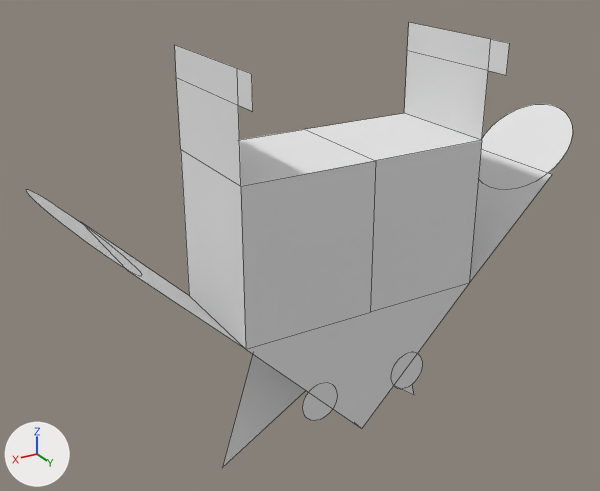
What one commit did to the Blender file android/assets/robot2/_pre_production/robot2.blend.
Rendered twice from a 50 mm camera at (4.38, 6.77, 1.33) aimed at (0.06, -0.43, -2.27). The axes (+X, +Y, +Z) are drawn at lower left. The lights are the same throughout. Mesh edges are drawn as thin lines.

Names of what the first picture shows: 'robot1'.
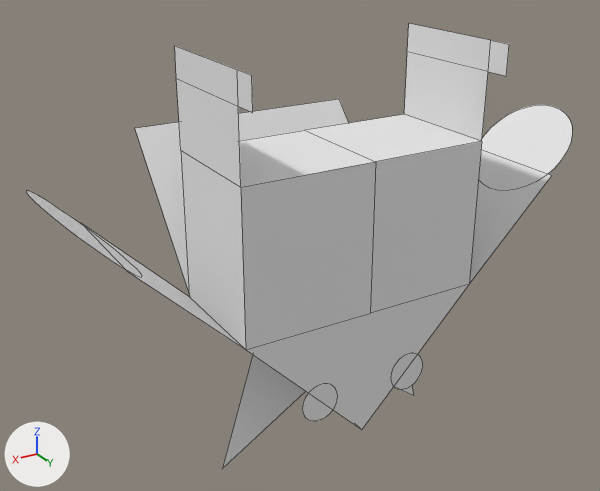
What changed in the scene script:
```text
Change me_cube:
    used by ob_robot1; location = (0.0, 0.0, -1.8); rotation_euler = (-3.142, 0.0, 0.0), in degrees (-180, 0, 0); scale = (1.36, 0.797, 0.797)
    remove me_cube.from_pydata(...)  # 172 vertices, 33 faces; spans x -2.22..2.19, y -1.26..0.65, z -2.26..3.34
    add me_cube.from_pydata(...)  # 168 vertices, 29 faces; spans x -2.22..2.19, y -1.26..2.27, z -2.26..3.34
    me_cube part 1
    8 vertices are removed from x -1.0..0.0, y -0.95..0.65, z -1.0..2.75
    12 faces are deleted
    4 vertices are added at (-0.99, 0.64, 1.01), (0.99, 0.64, 1.01), (-0.99, 2.27, -0.89), (0.99, 2.27, -0.89)
    8 new faces join them
Change ob_robot1:
    ob_robot1.location: (0.0, 0.0, -1.8) -> (0.0, 0.0, -1.81)
```

Changed parts and their boxes (x1, y1, x2, y2) in the pictures (600 x 491 px; the box of a moved part takes in the faces that stretch with it):
'robot1', reshaped, moved
    before: (26, 22, 572, 468)
    after: (26, 23, 572, 469)
part 1 of me_cube, moved or reshaped
    before: (246, 50, 552, 429)
    after: (135, 51, 552, 430)
